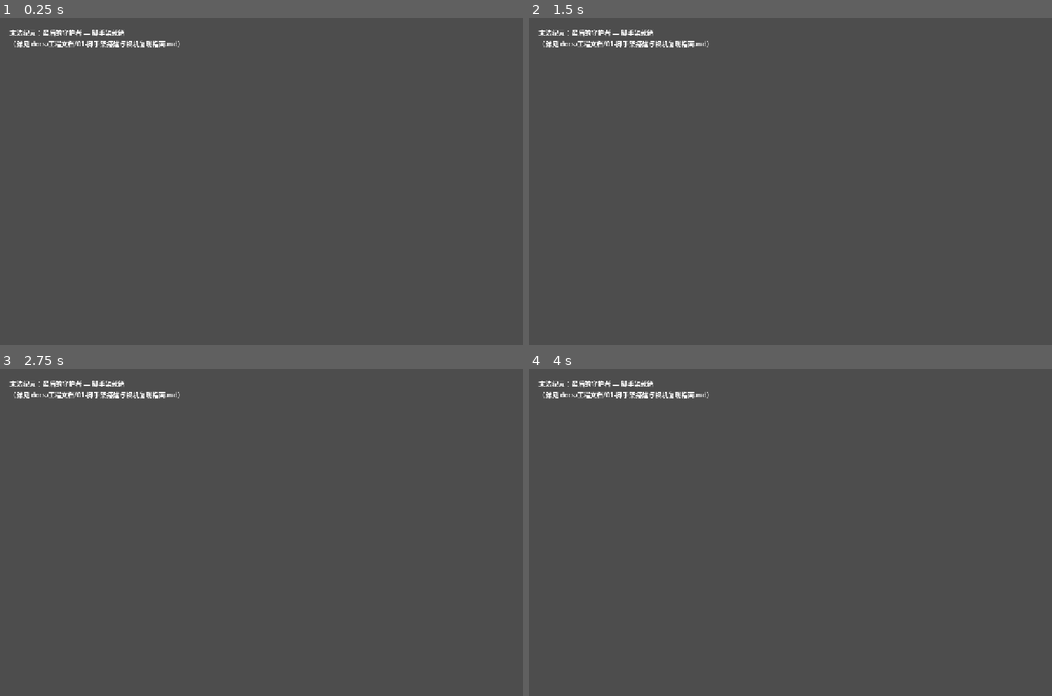
Above: before the commit, frames 1-4 (two rows, left to right).
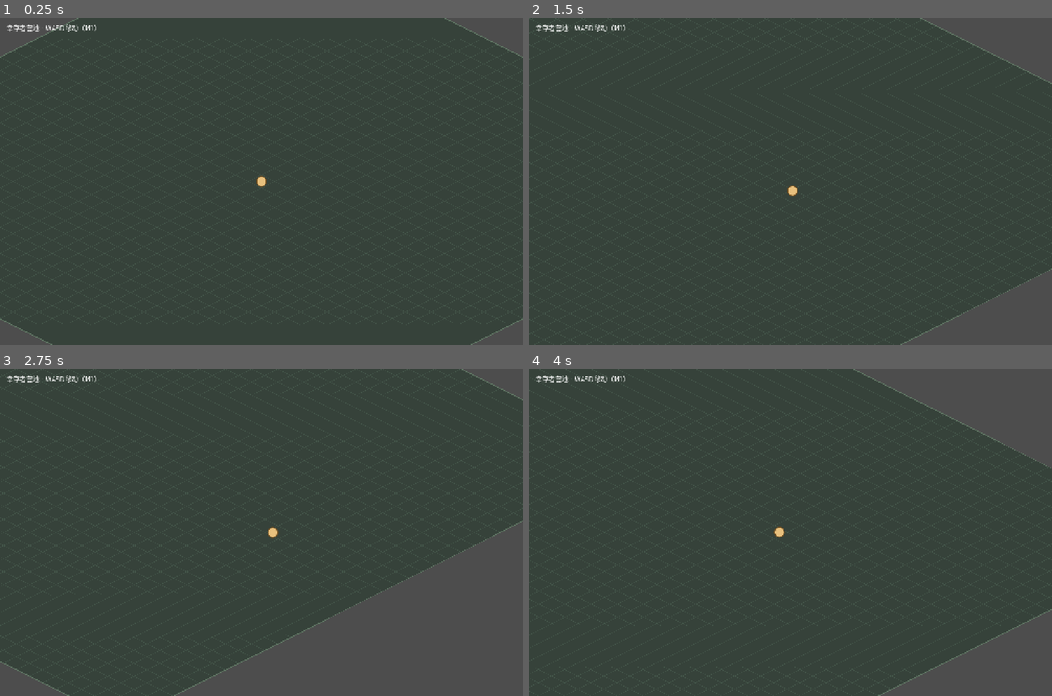
Above: after the commit, the same moments.

Repository: fengcms/DegenerateAge
Game: Godot game, scene res://scenes/Main.tscn
Two runs of this game, one before a commit and one after it. Both use one fixed random seed, a clock stepped at 60 frames per second and the inputs below.
Inputs:
- Up to frame 1 (0.25 s): no input
- Up to frame 2 (1.5 s): tap Enter at 0.5 s; hold D (move_right) 0.53-1.28 s; tap Space (attack) at 0.6, 1.35 s; hold S (move_down) from 1.28 s (still down)
- Up to frame 3 (2.75 s): release S (move_down) at 2.03 s; hold D (move_right) from 2.03 s (still down); tap Space (attack) at 2.1 s
- Up to frame 4 (4 s): release D (move_right) at 2.78 s; hold W (move_up) 2.78-3.53 s; tap Space (attack) at 2.85, 3.6 s; hold A (move_left) from 3.53 s (still down)

The runs differ from the first frame. In frame 1, 1.1% of the frame differs, in the area x 0-100%, y 0-100%; in frame 2, 1.1%; in frame 3, 1.2%; in frame 4, 1.1%.

Commit message:
feat(m1): 等距场地、相机跟随与玩家八向移动（M1-0～M1-2）
- M1-0 中文字体：assets/themes/default_theme.tres（SystemFont 中文回退链），
  project.godot 挂为默认主题，消除中文方框
- M1-1 等距系统：scripts/systems/iso.gd（64×32 坐标公式 / 瓦片顶点 / 深度）；
  scripts/world/ground.gd 程序化绘制菱形地面 + 四边边界碰撞 + 世界包围盒
- M1-2 玩家：scripts/entities/player.gd 八向归一化移动（Input.get_vector + move_and_slide）；
  scenes/entities/Player.tscn（圆形脚底碰撞体 + Camera2D 平滑跟随）
- 场景装配：scenes/Game.tscn（世界根：出生点定位地图中心、相机限制到地图边界）；
  scenes/Main.tscn 改为承载 Game 子场景 + InfoLabel
- 验证：新增 tests/ 无头冒烟测试（断言数据校验 / 等距公式往返 / 出生点 / 边界），退出码 0；
  主场景启动回归无 SCRIPT ERROR
- 文档：02 计划补验证命令与 M1 进度；01 换机指南新增「验证命令」章节

Diff:
--- /dev/null
+++ b/assets/themes/default_theme.tres
@@ -0,0 +1,8 @@
+[gd_resource type="Theme" load_steps=2 format=3]
+
+[sub_resource type="SystemFont" id="SystemFont_cjk"]
+font_names = PackedStringArray("PingFang SC", "Hiragino Sans GB", "Heiti SC", "STHeiti", "Microsoft YaHei", "Noto Sans CJK SC", "Source Han Sans SC", "WenQuanYi Micro Hei", "sans-serif")
+
+[resource]
+default_font = SubResource("SystemFont_cjk")
+default_font_size = 16
--- a/project.godot
+++ b/project.godot
@@ -34,6 +34,10 @@
 window/size/viewport_height=800
 window/stretch/mode="canvas_items"
 window/stretch/aspect="expand"
+
+[gui]
+
+theme/custom="res://assets/themes/default_theme.tres"
 
 [input]
 
--- /dev/null
+++ b/scenes/Game.tscn
@@ -0,0 +1,16 @@
+[gd_scene load_steps=4 format=3]
+
+[ext_resource type="Script" path="res://scripts/world/game.gd" id="1_game"]
+[ext_resource type="Script" path="res://scripts/world/ground.gd" id="2_ground"]
+[ext_resource type="PackedScene" path="res://scenes/entities/Player.tscn" id="3_player"]
+
+[node name="Game" type="Node2D"]
+script = ExtResource("1_game")
+
+[node name="Ground" type="Node2D" parent="."]
+script = ExtResource("2_ground")
+map_id = "camp"
+
+[node name="Entities" type="Node2D" parent="."]
+
+[node name="Player" parent="Entities" instance=ExtResource("3_player")]
--- a/scenes/Main.tscn
+++ b/scenes/Main.tscn
@@ -1,13 +1,18 @@
-[gd_scene load_steps=2 format=3]
+[gd_scene load_steps=3 format=3]
 
 [ext_resource type="Script" path="res://scripts/main.gd" id="1_main"]
+[ext_resource type="PackedScene" path="res://scenes/Game.tscn" id="2_game"]
 
 [node name="Main" type="Node2D"]
 script = ExtResource("1_main")
 
-[node name="BootLabel" type="Label" parent="."]
-offset_left = 24.0
-offset_top = 24.0
-offset_right = 1200.0
-offset_bottom = 160.0
-text = "末法纪元：最后的守护者 — 脚手架就绪\n（详见 docs/工程文档/01-脚手架搭建与换机复现指南.md）"
+[node name="Game" parent="." instance=ExtResource("2_game")]
+
+[node name="UI" type="CanvasLayer" parent="."]
+
+[node name="InfoLabel" type="Label" parent="UI"]
+offset_left = 16.0
+offset_top = 12.0
+offset_right = 900.0
+offset_bottom = 40.0
+text = "幸存者营地 · WASD 移动"
--- /dev/null
+++ b/scenes/entities/Player.tscn
@@ -0,0 +1,16 @@
+[gd_scene load_steps=3 format=3]
+
+[ext_resource type="Script" path="res://scripts/entities/player.gd" id="1_player"]
+
+[sub_resource type="CircleShape2D" id="CircleShape2D_player"]
+radius = 12.0
+
+[node name="Player" type="CharacterBody2D"]
+script = ExtResource("1_player")
+
+[node name="CollisionShape2D" type="CollisionShape2D" parent="."]
+shape = SubResource("CircleShape2D_player")
+
+[node name="Camera2D" type="Camera2D" parent="."]
+position_smoothing_enabled = true
+position_smoothing_speed = 8.0
--- /dev/null
+++ b/scripts/entities/player.gd
@@ -0,0 +1,25 @@
+class_name PlayerCharacter
+extends CharacterBody2D
+## 玩家角色：八向归一化移动（产品文档 4.6 操控 / 7.2 移动）。
+## M1 仅实现移动；战斗、属性、动画在后续子步骤接入。
+
+const RADIUS := 12.0
+const COLOR_BODY := Color("e8c07d")
+const COLOR_EDGE := Color("6d4c1f")
+
+## 移动速度（像素/秒）= 属性表 movementSpeed（格/秒）× 瓦片宽
+var _speed: float = 256.0
+
+func _ready() -> void:
+	_speed = float(GameState.player.get("movementSpeed", 4.0)) * Iso.TILE_W
+
+func _physics_process(_delta: float) -> void:
+	# Input.get_vector 已做归一化：斜向不会比正向更快（八向移动）
+	var dir := Input.get_vector("move_left", "move_right", "move_up", "move_down")
+	velocity = dir * _speed
+	move_and_slide()
+
+func _draw() -> void:
+	# 占位角色：圆形身体 + 描边（脚底碰撞体见 CollisionShape2D）
+	draw_circle(Vector2.ZERO, RADIUS, COLOR_BODY)
+	draw_arc(Vector2.ZERO, RADIUS, 0.0, TAU, 28, COLOR_EDGE, 2.0, true)
--- a/scripts/main.gd
+++ b/scripts/main.gd
@@ -1,13 +1,11 @@
 extends Node2D
-## 启动场景脚本（脚手架版）。
-##
-## 职责：验证工程骨架可用——数据层已加载、配置校验可通过。
-## 正式的玩法（移动 / 战斗 / NPC / UI）将在阶段 1 之后逐步接入。
+## 启动引导：校验数据配置；游戏世界由子场景 Game 承载（M1 起）。
+
+@onready var _info: Label = $UI/InfoLabel
 
 func _ready() -> void:
 	print("========================================")
-	print("[Main] 《末法纪元：最后的守护者》脚手架启动")
-	print("[Main] 配置表加载摘要: ", DataLoader.get_summary())
+	print("[Main] 《末法纪元：最后的守护者》启动")
 
 	var report: Array[String] = DataLoader.validate_all()
 	if report.is_empty():
@@ -15,8 +13,11 @@
 	else:
 		push_warning("[Main] 配置校验存在问题（%d 项）:\n%s" % [report.size(), "\n".join(PackedStringArray(report))])
 
-	# 示例：读取一条怪物数据，验证数据层可用。
-	var wolf = DataLoader.get_entry("monsters", "wolf_corrupted")
-	if wolf != null:
-		print("[Main] 示例读取 monster 'wolf_corrupted' -> ", wolf.get("name", "?"), " HP基础=", wolf.get("hpBase", "?"))
+	_info.text = "%s · WASD 移动（M1）" % _current_map_name()
 	print("========================================")
+
+func _current_map_name() -> String:
+	var m = DataLoader.get_entry("maps", GameState.current_map)
+	if m == null:
+		return String(GameState.current_map)
+	return String(m.get("name", GameState.current_map))
--- /dev/null
+++ b/scripts/systems/iso.gd
@@ -0,0 +1,50 @@
+class_name Iso
+extends RefCounted
+## 等距（isometric）坐标工具 —— 依据产品文档 7.1（64×32 瓦片）。
+##
+## 坐标约定（与文档公式一致）：
+##   screenX = (col − row) × tileW / 2
+##   screenY = −(col + row) × tileH / 2
+## 即 row 增大向左、col+row 增大向上；地图整体位于原点上方（−Y 方向）。
+## 若将来想改成「Y 向下生长」的观感，只需改本文件公式，其他代码不受影响。
+
+const TILE_W := 64.0
+const TILE_H := 32.0
+const HALF_W := TILE_W * 0.5
+const HALF_H := TILE_H * 0.5
+
+const DIR_N := Vector2i(0, -1)
+const DIR_E := Vector2i(1, 0)
+const DIR_S := Vector2i(0, 1)
+const DIR_W := Vector2i(-1, 0)
+
+## 网格坐标（整数格中心）-> 世界像素
+static func grid_to_world(cell: Vector2i) -> Vector2:
+	return Vector2(float(cell.x - cell.y) * HALF_W, -float(cell.x + cell.y) * HALF_H)
+
+## 网格坐标（可含小数，用于瓦片顶点 / 网格线）-> 世界像素
+static func grid_pt(col: float, row: float) -> Vector2:
+	return Vector2((col - row) * HALF_W, -(col + row) * HALF_H)
+
+## 世界像素 -> 网格浮点坐标
+static func world_to_grid(pos: Vector2) -> Vector2:
+	var a := pos.x / HALF_W      # = col − row
+	var b := -pos.y / HALF_H     # = col + row
+	return Vector2((a + b) * 0.5, (b - a) * 0.5)
+
+## 瓦片某个方向的顶点（N / E / S / W）
+static func tile_corner(cell: Vector2i, dir: Vector2i) -> Vector2:
+	return grid_to_world(cell) + Vector2(float(dir.x) * HALF_W, float(dir.y) * HALF_H)
+
+## 瓦片菱形的四个顶点（N, E, S, W）
+static func tile_points(cell: Vector2i) -> PackedVector2Array:
+	return PackedVector2Array([
+		tile_corner(cell, DIR_N),
+		tile_corner(cell, DIR_E),
+		tile_corner(cell, DIR_S),
+		tile_corner(cell, DIR_W),
+	])
+
+## 深度排序值（col+row 越大越靠前，用于脚底 Y 排序）
+static func depth(cell: Vector2i) -> int:
+	return cell.x + cell.y
--- /dev/null
+++ b/scripts/world/game.gd
@@ -0,0 +1,19 @@
+extends Node2D
+## 世界根节点：装配地面与实体，设置出生点与相机边界。
+## 依据产品文档 7.2（相机平滑跟随、防露边界）。
+
+@onready var _ground: IsoGround = $Ground
+@onready var _player: PlayerCharacter = $Entities/Player
+@onready var _camera: Camera2D = $Entities/Player/Camera2D
+
+func _ready() -> void:
+	# 出生点：地图中心
+	_player.global_position = _ground.get_map_center_world()
+
+	# 相机限制到地图包围盒，避免露出边界外的空白
+	var b: Rect2 = _ground.get_world_bounds()
+	_camera.limit_left = int(b.position.x)
+	_camera.limit_top = int(b.position.y)
+	_camera.limit_right = int(b.end.x)
+	_camera.limit_bottom = int(b.end.y)
+	_camera.reset_smoothing()
--- /dev/null
+++ b/scripts/world/ground.gd
@@ -0,0 +1,101 @@
+class_name IsoGround
+extends Node2D
+## 等距地面（M1 占位实现：程序化绘制）与边界碰撞。
+##
+## 依据：产品文档 7.1（64×32 等距瓦片）、7.2（禁止 corner cutting）。
+## 说明：M1 用程序化绘制做占位；后续（M3）替换为 TileMapLayer + 正式素材时，
+## 本节点对外接口（get_map_center_world / get_world_bounds）保持不变，上层无需改动。
+
+@export var map_id: String = "camp"
+
+const WALL_THICKNESS := 10.0
+const COLOR_FILL := Color("36423a")     # 地面底色
+const COLOR_GRID := Color("44564a")     # 网格线
+const COLOR_BORDER := Color("5f7563")   # 外边框
+
+var map_data: Dictionary = {}
+var grid_size: Vector2i = Vector2i(40, 40)
+
+func _ready() -> void:
+	_load_map()
+	_build_boundary()
+	queue_redraw()
+
+func _load_map() -> void:
+	var m = DataLoader.get_entry("maps", map_id)
+	if m == null:
+		push_warning("[IsoGround] 未找到地图数据 '%s'，回退默认尺寸 %s" % [map_id, grid_size])
+		return
+	map_data = m
+	var s = m.get("size", null)
+	if s is Dictionary:
+		grid_size = Vector2i(int(s.get("w", grid_size.x)), int(s.get("h", grid_size.y)))
+
+## 地图中心的世界坐标（用作玩家出生点）
+func get_map_center_world() -> Vector2:
+	return Iso.grid_to_world(Vector2i(grid_size.x / 2, grid_size.y / 2))
+
+## 地图（菱形区域）的世界包围盒，用于相机限制
+func get_world_bounds() -> Rect2:
+	var pts := _outer_corners()
+	var min_x: float = pts[0].x
+	var max_x: float = pts[0].x
+	var min_y: float = pts[0].y
+	var max_y: float = pts[0].y
+	for p in pts:
+		min_x = min(min_x, p.x)
+		max_x = max(max_x, p.x)
+		min_y = min(min_y, p.y)
+		max_y = max(max_y, p.y)
+	return Rect2(Vector2(min_x, min_y), Vector2(max_x - min_x, max_y - min_y))
+
+## 菱形区域的四个外角（按 E→N→W→S 顺序，即顺时针外边界）
+func _outer_corners() -> PackedVector2Array:
+	var w := grid_size.x
+	var h := grid_size.y
+	return PackedVector2Array([
+		Iso.tile_corner(Vector2i(w - 1, 0), Iso.DIR_E),
+		Iso.tile_corner(Vector2i(w - 1, h - 1), Iso.DIR_N),
+		Iso.tile_corner(Vector2i(0, h - 1), Iso.DIR_W),
+		Iso.tile_corner(Vector2i(0, 0), Iso.DIR_S),
+	])
+
+func _build_boundary() -> void:
+	var pts := _outer_corners()
+	var body := StaticBody2D.new()
+	body.name = "Boundary"
+	add_child(body)
+	for i in range(pts.size()):
+		_add_wall(body, pts[i], pts[(i + 1) % pts.size()])
+
+func _add_wall(body: StaticBody2D, a: Vector2, b: Vector2) -> void:
+	var seg := b - a
+	var shape := RectangleShape2D.new()
+	shape.size = Vector2(seg.length() + WALL_THICKNESS, WALL_THICKNESS)
+	var cs := CollisionShape2D.new()
+	cs.shape = shape
+	cs.position = (a + b) * 0.5
+	cs.rotation = seg.angle()
+	body.add_child(cs)
+
+func _draw() -> void:
+	var w := grid_size.x
+	var h := grid_size.y
+	var corners := _outer_corners()
+
+	# 地面填充（整块菱形，一次绘制）
+	draw_colored_polygon(corners, COLOR_FILL)
+
+	# 网格线：两组共 w+h+2 条（性能友好，避免逐格绘制）
+	var lines := PackedVector2Array()
+	for i in range(-1, w):
+		lines.append(Iso.grid_pt(float(i) + 0.5, -0.5))
+		lines.append(Iso.grid_pt(float(i) + 0.5, float(h) - 0.5))
+	for j in range(-1, h):
+		lines.append(Iso.grid_pt(-0.5, float(j) + 0.5))
+		lines.append(Iso.grid_pt(float(w) - 0.5, float(j) + 0.5))
+	draw_multiline(lines, COLOR_GRID, 1.0)
+
+	# 外边框
+	var outline := PackedVector2Array([corners[0], corners[1], corners[2], corners[3], corners[0]])
+	draw_polyline(outline, COLOR_BORDER, 2.0)
--- /dev/null
+++ b/tests/SmokeTest.tscn
@@ -0,0 +1,6 @@
+[gd_scene load_steps=2 format=3]
+
+[ext_resource type="Script" path="res://tests/smoke_test.gd" id="1_smoke"]
+
+[node name="SmokeTest" type="Node"]
+script = ExtResource("1_smoke")
--- /dev/null
+++ b/tests/smoke_test.gd
@@ -0,0 +1,70 @@
+extends Node
+## 无头冒烟测试（M1）。断言关键不变量，失败则以非 0 退出码结束。
+##
+## 运行（两步：先导入扫描，再跑测试）：
+##   GODOT=/Applications/Godot.app/Contents/MacOS/Godot
+##   "$GODOT" --headless --path . --import
+##   "$GODOT" --headless --path . res://tests/SmokeTest.tscn
+##
+## 说明：--import 用于注册 class_name 全局类（Iso / IsoGround / PlayerCharacter）；
+## 换机或新增 class_name 后需先跑一次，否则直接运行会报「类型未声明」。
+
+var _failures: Array[String] = []
+
+func _ready() -> void:
+	_test_data_validation()
+	_test_iso_math()
+	await _test_world()
+	_finish()
+
+func _expect(cond: bool, msg: String) -> void:
+	if not cond:
+		_failures.append(msg)
+
+func _test_data_validation() -> void:
+	var report: Array[String] = DataLoader.validate_all()
+	_expect(report.is_empty(), "数据校验未通过：%s" % [report])
+
+func _test_iso_math() -> void:
+	# 往返转换
+	var cell := Vector2i(7, 3)
+	var back := Iso.world_to_grid(Iso.grid_to_world(cell))
+	_expect(is_equal_approx(back.x, float(cell.x)) and is_equal_approx(back.y, float(cell.y)),
+		"等距坐标往返失败：%s -> %s" % [cell, back])
+	# 公式抽查（文档 7.1：tileW=64, tileH=32）
+	_expect(is_equal_approx(Iso.grid_to_world(Vector2i(1, 0)).x, 32.0), "col+1 应使 screenX +32")
+	_expect(is_equal_approx(Iso.grid_to_world(Vector2i(0, 1)).x, -32.0), "row+1 应使 screenX −32")
+	_expect(is_equal_approx(Iso.grid_to_world(Vector2i(1, 1)).y, -32.0), "col+row 增大应使 screenY 更小")
+
+func _test_world() -> void:
+	var game: Node = load("res://scenes/Game.tscn").instantiate()
+	add_child(game)
+	await get_tree().process_frame
+
+	var ground: Node = game.get_node_or_null("Ground")
+	var player: Node = game.get_node_or_null("Entities/Player")
+	_expect(ground != null, "未找到 Ground 节点")
+	_expect(player != null, "未找到 Player 节点")
+	if ground == null or player == null:
+		return
+
+	var center: Vector2 = ground.get_map_center_world()
+	_expect(player.global_position.is_equal_approx(center),
+		"玩家未出生在地图中心：pos=%s center=%s" % [player.global_position, center])
+
+	var bounds: Rect2 = ground.get_world_bounds()
+	_expect(bounds.size.x > 0.0 and bounds.size.y > 0.0, "地图包围盒非法：%s" % [bounds])
+
+	var boundary: Node = ground.get_node_or_null("Boundary")
+	_expect(boundary != null, "未生成边界碰撞体")
+	if boundary != null:
+		_expect(boundary.get_child_count() == 4, "边界墙应为 4 段，实际 %d" % boundary.get_child_count())
+
+func _finish() -> void:
+	if _failures.is_empty():
+		print("[SmokeTest] 全部通过 ✅")
+		get_tree().quit(0)
+	else:
+		for f in _failures:
+			printerr("[SmokeTest] 失败：", f)
+		get_tree().quit(1)
Not shown, added: scripts/entities/player.gd.uid
Not shown, added: scripts/systems/iso.gd.uid
Not shown, added: scripts/world/game.gd.uid
Not shown, added: scripts/world/ground.gd.uid
Not shown, added: tests/smoke_test.gd.uid
Not shown, changed: docs/工程文档/01-脚手架搭建与换机复现指南.md
Not shown, changed: docs/工程文档/02-阶段开发计划与验收标准.md
